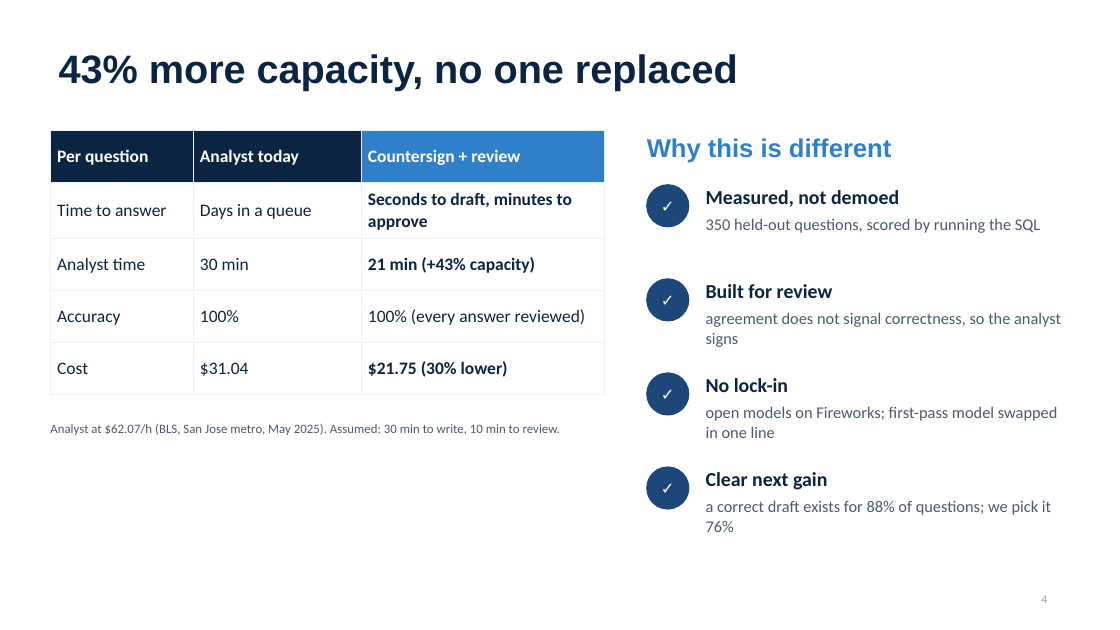
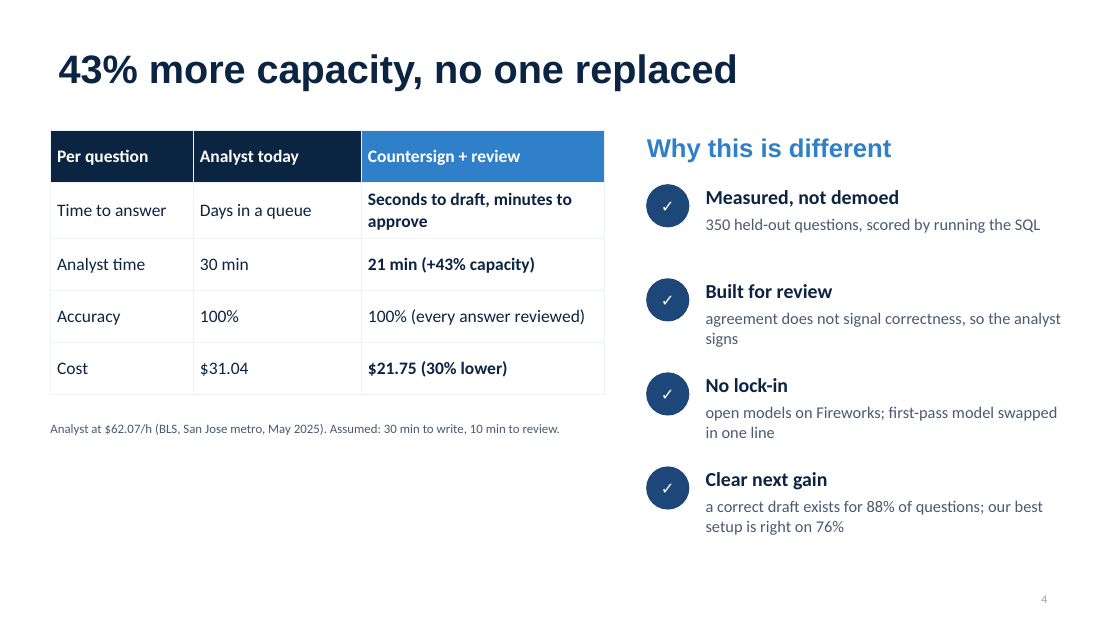
Before and after one commit to shree6791/eval-harness, a slide deck: slide 4 of presentation/Countersign.pptx. Drawn at 1120x630 pixels with LibreOffice and Linux fonts; fonts in the diff are those of the drawing. Boxes give left, top, right and bottom in pixels: in the first picture for what was removed or moved away, otherwise in the second. Text is boxed around its words. In the diff, an @@ line names an element or a change of style, - is before the commit and + after.

Commit message:
Deck: clarify that 76% is of all questions, matching the write-up

```diff
--- a/presentation/Countersign.pptx
+++ b/presentation/Countersign.pptx
@@ text at [706, 500, 1043, 535]: text changed @@
-a correct draft exists for 88% of questions; we pick it 76%
+a correct draft exists for 88% of questions; our best setup is right on 76%
```
Also in this commit, not shown: 1 other file.
